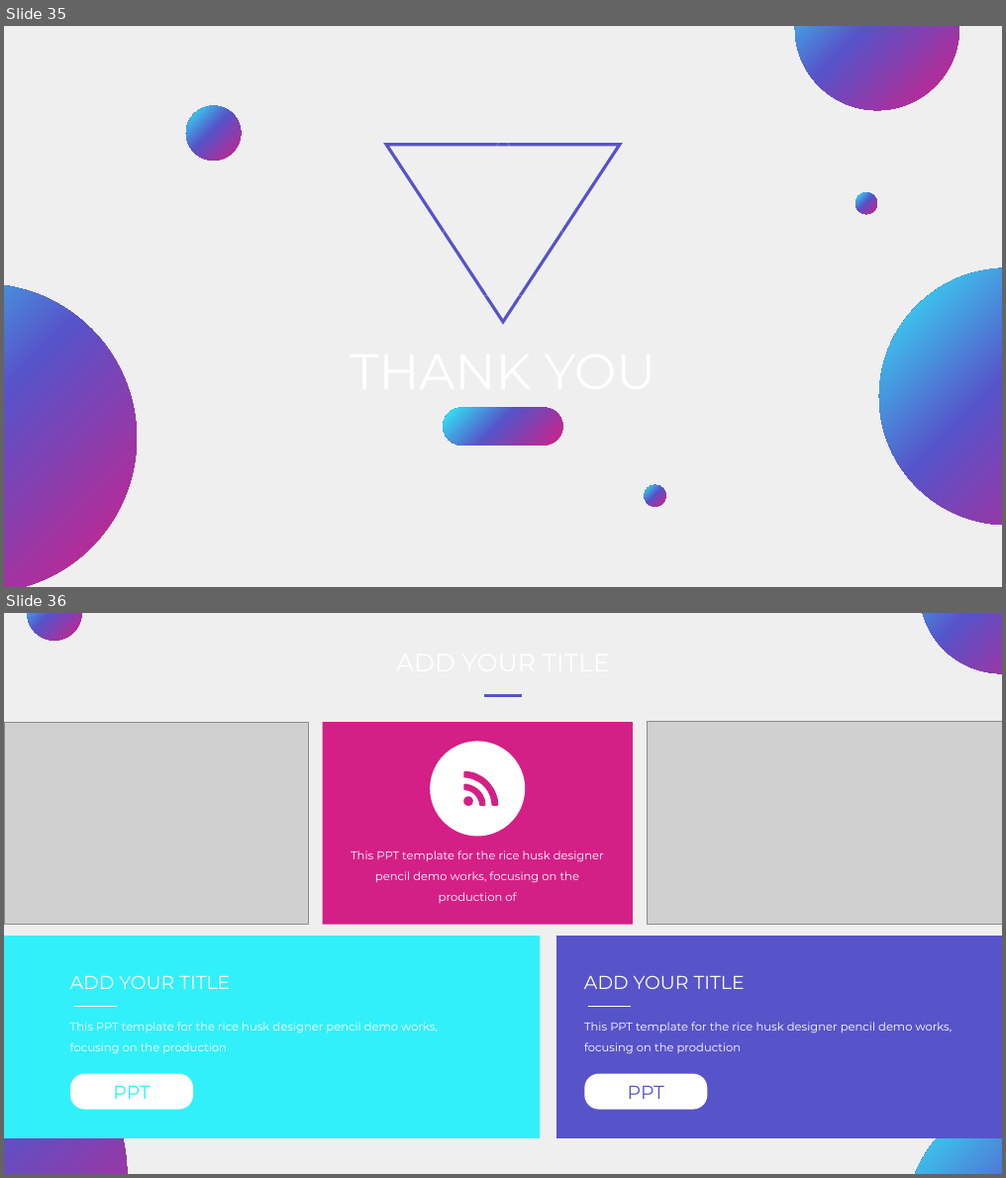
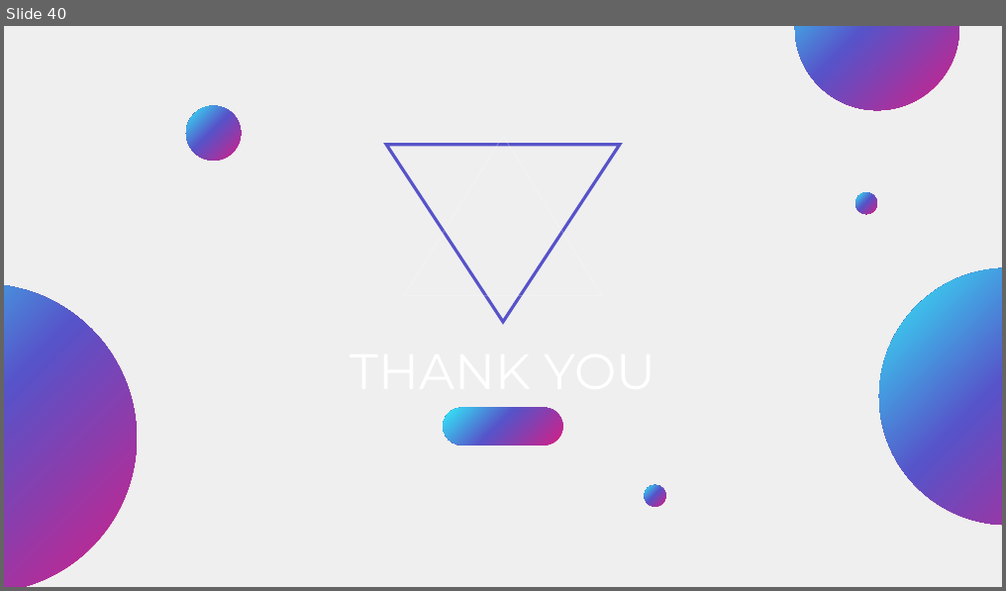
Before and after one commit to kehaimat/PresentKotlin, a slide deck: Slide.pptx. Shown one above the other, each under a label of ours: slides 35 and 36 before the commit, slide 40 after it. The pictures are 1006x1178 and 1006x591 pixels, drawn with LibreOffice and Linux fonts; fonts in the diff are those of the drawing; grey boxes stand for pictures; background and template pictures are left out; a plain dark background stands for a picture behind light text. Boxes give left, top, right and bottom in pixels: in the first picture for what was removed or moved away, otherwise in the second. Text is boxed around its words. In the diff, an @@ line names an element or a change of style, - is before the commit and + after.

```diff
--- a/Slide.pptx
+++ b/Slide.pptx
@@ slide 36 removed at [4, 613, 1002, 1174], background picture (left out); not listed: 1 template element that a slide beside it also shows @@
@@ ellipse removed at [27, 613, 82, 641] @@
@@ ellipse removed at [921, 613, 1002, 673] @@
@@ text removed at [347, 643, 659, 680] @@
-ADD YOUR TITLE
@@ line removed from (484, 695) to (522, 695) @@
@@ picture removed at [4, 722, 308, 925] @@
@@ rectangle removed at [322, 722, 632, 925] @@
@@ picture removed at [648, 721, 1002, 925] @@
@@ ellipse removed at [430, 741, 525, 836] @@
@@ freeform shape removed at [463, 771, 498, 806] @@
@@ text removed at [350, 851, 604, 903] @@
-This PPT template for the rice husk designer pencil demo works, focusing on the production of
@@ rectangle removed at [4, 936, 540, 1139] @@
@@ rectangle removed at [556, 936, 1002, 1139] @@
@@ text removed at [70, 975, 230, 989] @@
-ADD YOUR TITLE
@@ text removed at [584, 975, 745, 989] @@
-ADD YOUR TITLE
@@ ellipse removed at [4, 1020, 127, 1174] @@
@@ text removed at [70, 1022, 438, 1055] @@
-This PPT template for the rice husk designer pencil demo works, focusing on the production
@@ line removed from (74, 1007) to (117, 1007) @@
@@ text removed at [584, 1022, 952, 1055] @@
-This PPT template for the rice husk designer pencil demo works, focusing on the production
@@ line removed from (589, 1007) to (632, 1007) @@
@@ rounded rectangle removed at [70, 1074, 193, 1110] @@
-PPT
@@ rounded rectangle removed at [585, 1074, 708, 1110] @@
-PPT
@@ ellipse removed at [906, 1093, 1002, 1174] @@
@@ what was slide 35 is now slide 40 @@
```
Also in this commit, not shown: 4 slides changed, 5 slides added, 2 other slides removed.
